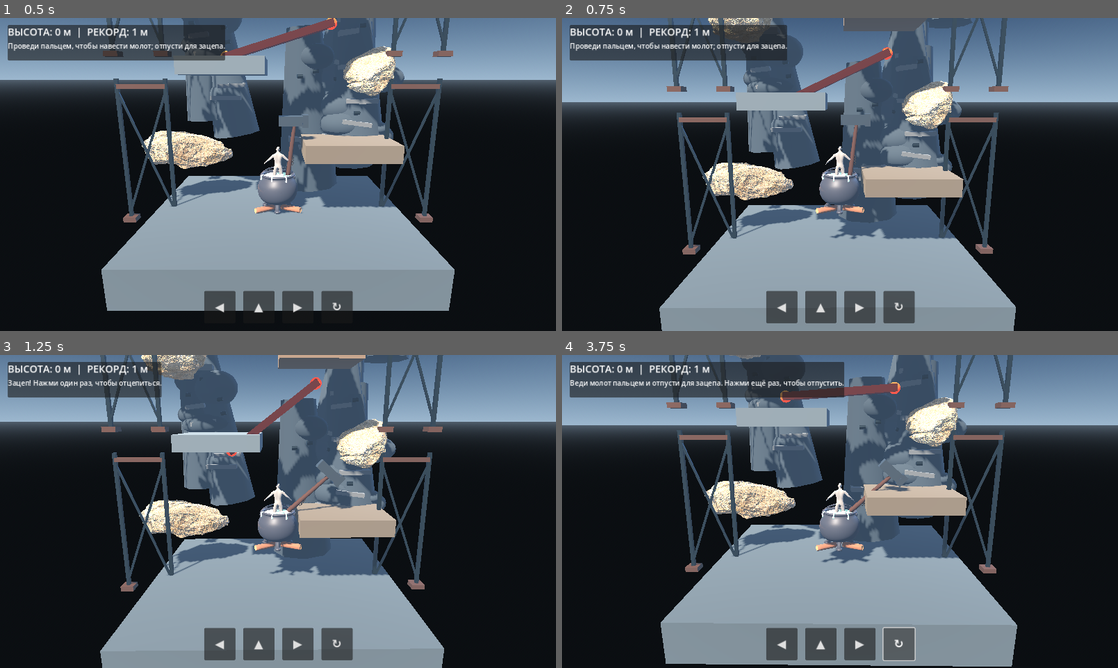
Above: before the commit, frames 1-4 (two rows, left to right).
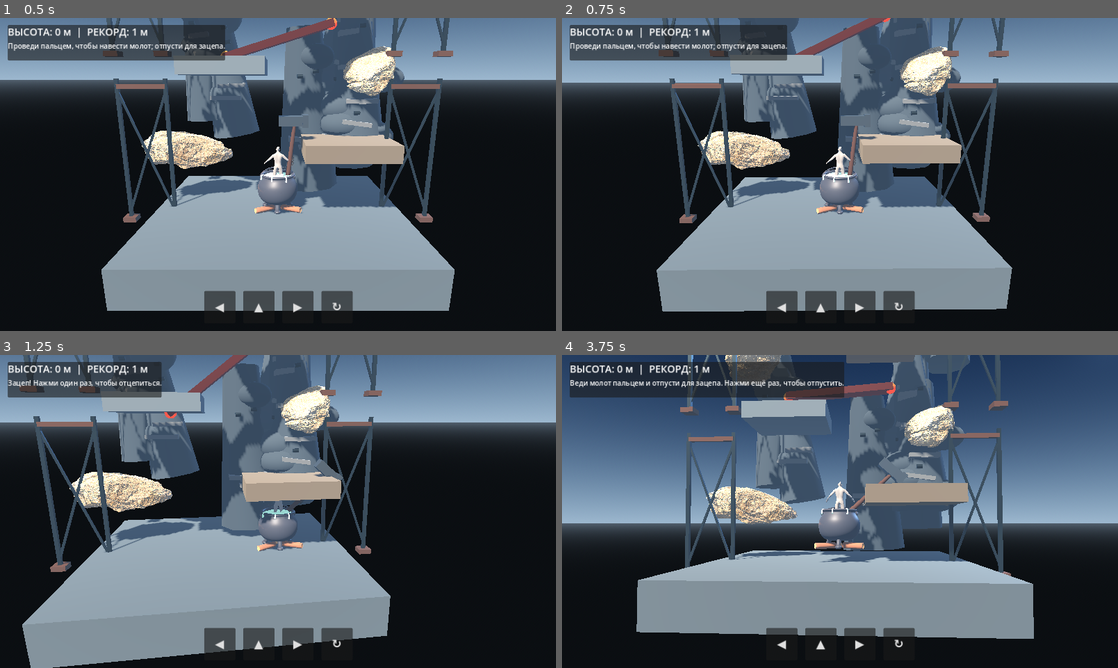
Above: after the commit, the same moments.

Repository: uchihabaha05-del/CLIMB-MASTER
Game: Godot game, scene res://scenes/main.tscn
The game is run twice, just before and just after one commit, with the same random seed, the same clock (stepped at 60 frames per second) and the same inputs.
Inputs (mouse positions are in pixels of both pictures, inside the frame that each line leads up to):
- Up to frame 1 (0.5 s): no input
- Up to frame 2 (0.75 s): tap Enter (ui_accept) at 0.5, 0.6 s; move the mouse to (962, 158) at 0.52 s; hold Right (ui_right) from 0.53 s (still down); click (962, 158) at 0.67 s
- Up to frame 3 (1.25 s): keep holding Right (ui_right); tap Enter (ui_accept) at 0.77, 1.07 s
- Up to frame 4 (3.75 s): release Right (ui_right) at 1.25 s; drag from (728, 527) to (812, 574) at 1.27 s; move the mouse to (895, 442) at 2.02 s; hold Right (ui_right) 2.03-2.75 s; tap Enter (ui_accept) at 2.1 s; drag from (812, 574) to (673, 464) at 2.77 s; click "↻" (after the commit: "Начать заново") at 3.5 s

Frame 1 is identical in both runs. In frame 2, 37% of the frame differs, in the area x 0-100%, y 0-100%; in frame 3, 42%; in frame 4, 61%.

Commit message:
Lock climber and hammer to side-view movement plane

Diff:
--- a/scripts/player.gd
+++ b/scripts/player.gd
@@ -10,8 +10,9 @@
 const HOOK_DAMPING := 7.5
 const MAX_HOOK_ACCEL := 42.0
 const PUMP_ACCEL := 13.0
-
-var mobile := {"left": false, "right": false, "up": false}
+const PLAY_PLANE_Z := 0.0
+
+var mobile := {"left": false, "right": false}
 var hammer_pivot: Node3D
 var hammer_head: Node3D
 var aim_angle := -0.72
@@ -28,6 +29,7 @@
 var hook_feedback := "Проведи пальцем, чтобы навести молот; отпусти для зацепа."
 
 func _ready() -> void:
+    global_position.z = PLAY_PLANE_Z
     var pot_loaded := _add_imported_model("res://assets/models/cauldron.glb", 1.72, "ImportedCauldron")
     if not pot_loaded:
         _make_fallback_pot()
@@ -328,13 +330,14 @@
         _aim_from_drag(event.relative)
 
 func _aim_from_drag(relative: Vector2) -> void:
-    aim_angle = clampf(aim_angle + relative.x * 0.009, -PI * 0.92, PI * 0.92)
-    aim_elevation = clampf(aim_elevation - relative.y * 0.006, -0.85, 0.85)
+    # Both screen axes rotate the hammer inside the fixed side-view XY plane.
+    aim_angle = clampf(aim_angle + (relative.x - relative.y) * 0.009, -PI * 0.92, PI * 0.92)
+    aim_elevation = 0.0
     _update_hammer_pose()
 
 func _update_hammer_pose() -> void:
     if is_instance_valid(hammer_pivot):
-        hammer_pivot.rotation = Vector3(aim_elevation, 0.0, aim_angle)
+        hammer_pivot.rotation = Vector3(0.0, 0.0, aim_angle)
 
 func _physics_process(delta: float) -> void:
     hook_cooldown = maxf(0.0, hook_cooldown - delta)
@@ -350,13 +353,15 @@
 
     if not is_on_floor():
         velocity.y -= GRAVITY * delta
-    elif mobile["up"] or Input.is_action_just_pressed("ui_accept"):
-        velocity.y = 7.2
 
     if anchored:
         _apply_hook_physics(delta, horizontal)
 
+    # Lock all character movement to the original side-view plane (X/Y).
+    velocity.z = 0.0
     move_and_slide()
+    velocity.z = 0.0
+    global_position.z = PLAY_PLANE_Z
 
     # A hook remains attached to the world point, never to the moving player.
     if anchored and global_position.distance_to(anchor_point) > HAMMER_REACH * 2.6:
@@ -389,8 +394,6 @@
         velocity += tangent * PUMP_ACCEL * delta
     elif mobile["right"]:
         velocity -= tangent * PUMP_ACCEL * delta
-    if mobile["up"]:
-        velocity += direction * 8.0 * delta
 
 func _try_hook() -> void:
     if hook_cooldown > 0.0:
@@ -441,6 +444,7 @@
 
     if not hit.is_empty():
         anchor_point = hit.get("position", origin + direction * minf(distance, HAMMER_REACH))
+        anchor_point.z = PLAY_PLANE_Z
         var actual_distance := global_position.distance_to(anchor_point)
         rope_length = maxf(1.0, actual_distance - 0.65)
         anchored = true
